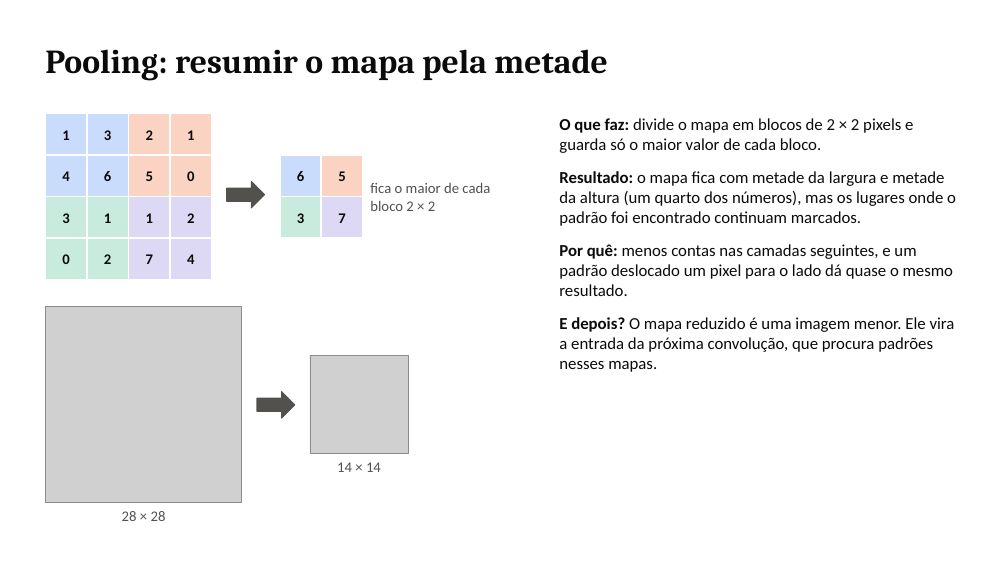
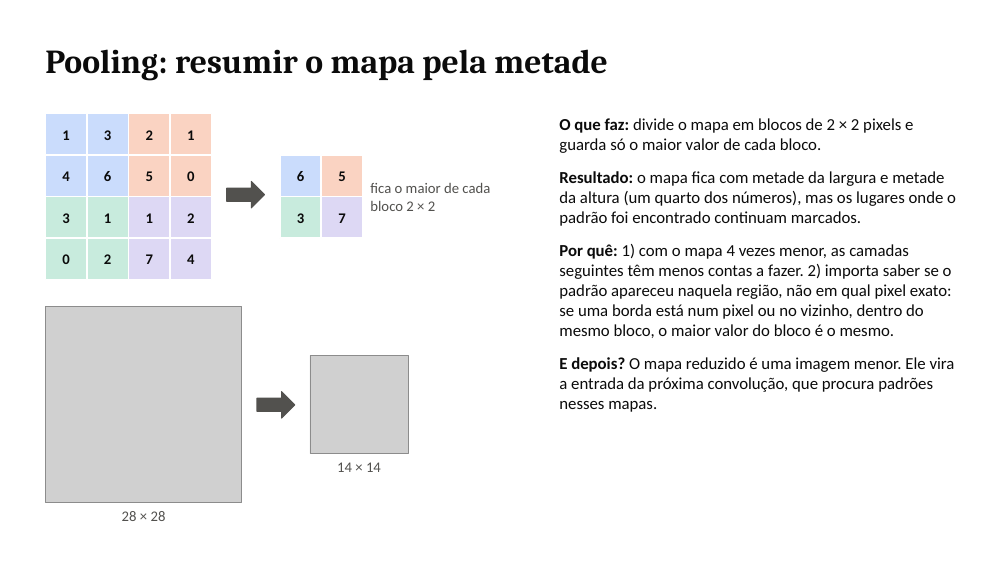
Before and after one commit to DaviPac/topicos-avancados-ia, a slide deck: slide 10 of code/cnn-pneumonia-r/slides/videoaula_cnn_r.pptx. Drawn at 1008x567 pixels with LibreOffice and Linux fonts; fonts in the diff are those of the drawing; grey boxes stand for pictures. Boxes give left, top, right and bottom in pixels: in the first picture for what was removed or moved away, otherwise in the second. Text is boxed around its words. In the diff, an @@ line names an element or a change of style, - is before the commit and + after.

```diff
--- a/code/cnn-pneumonia-r/slides/videoaula_cnn_r.pptx
+++ b/code/cnn-pneumonia-r/slides/videoaula_cnn_r.pptx
@@ text at [559, 244, 952, 338]: text changed @@
-Por quê: menos contas nas camadas seguintes, e um padrão deslocado um pixel para o lado dá quase o mesmo resultado.
+Por quê: 1) com o mapa 4 vezes menor, as camadas seguintes têm menos contas a fazer. 2) importa saber se o padrão apareceu naquela região, não em qual pixel exato: se uma borda está num pixel ou no vizinho, dentro do mesmo bloco, o maior valor do bloco é o mesmo.
```
Also in this commit, not shown: 7 other slides changed, 2 other files.
